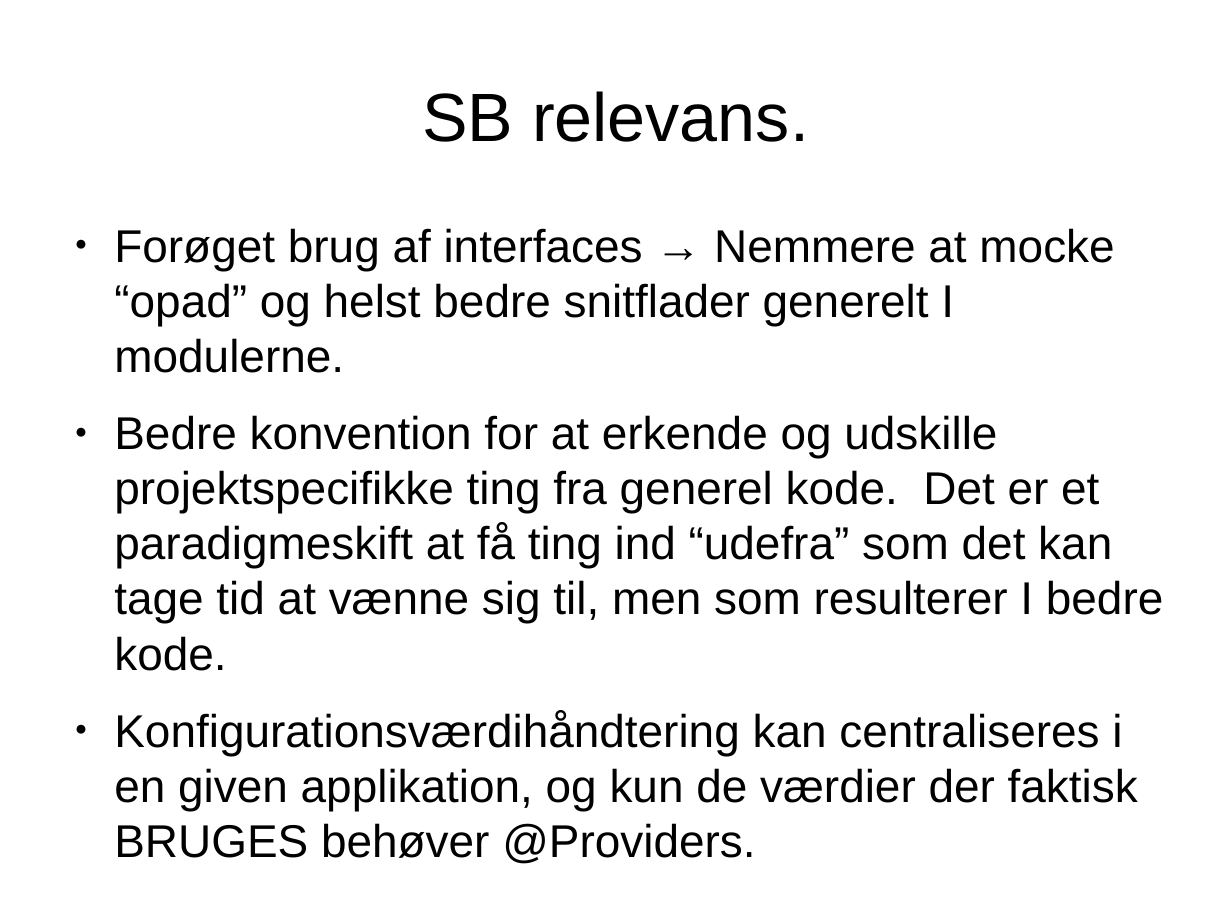
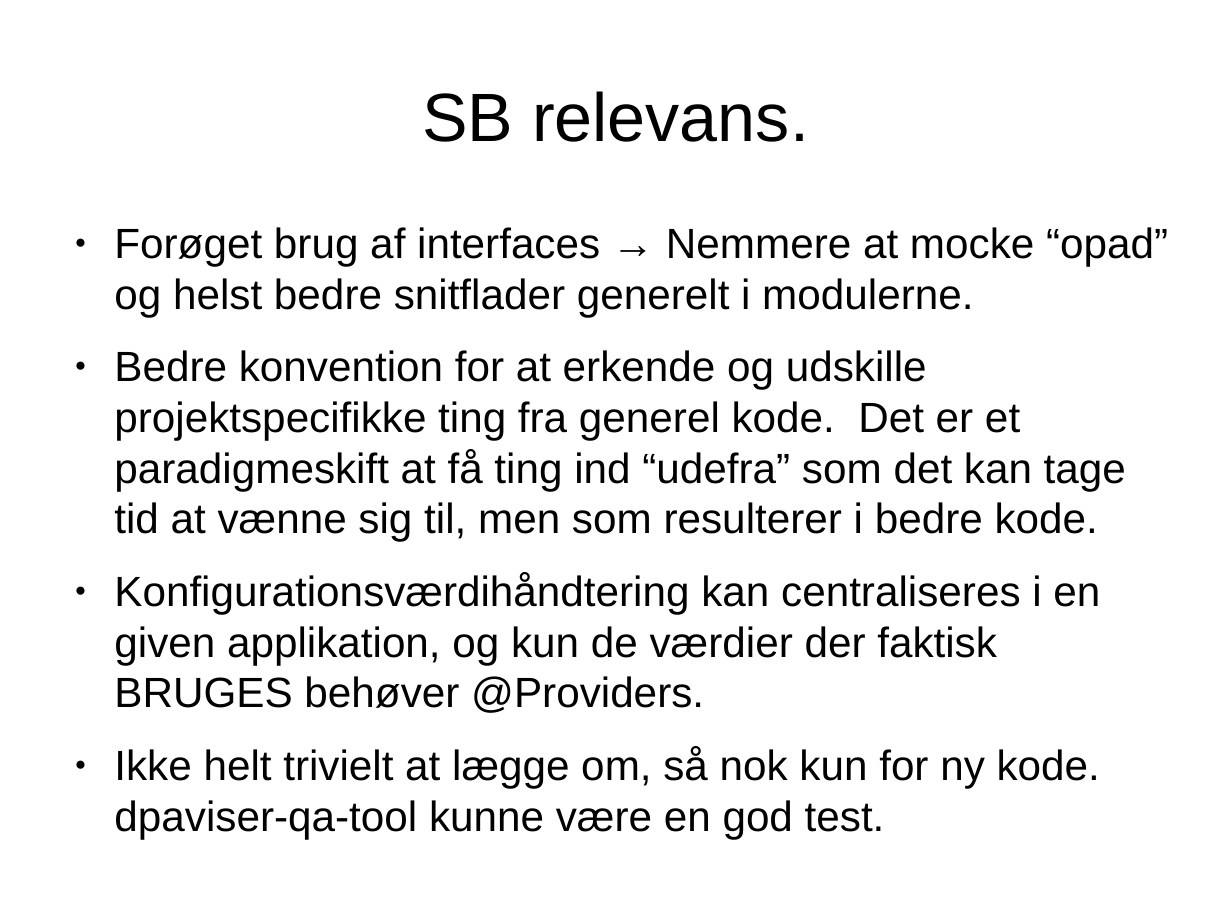
Before and after one commit to ravn/junta-dagger-demo-examples, a slide deck: slide 19 of Dependency Injection med Dagger 2.odp (slide 15 before the commit). Drawn at 1232x924 pixels with LibreOffice and Linux fonts; fonts in the diff are those of the drawing. Boxes give left, top, right and bottom in pixels: in the first picture for what was removed or moved away, otherwise in the second. Text is boxed around its words. In the diff, an @@ line names an element or a change of style, - is before the commit and + after.

Commit message:
Final version of presentation.

```diff
--- a/Dependency Injection med Dagger 2.odp
+++ b/Dependency Injection med Dagger 2.odp
@@ text at bbox=[114, 227, 1168, 542]: text changed; size 29.6 to 27.2 pt @@
-● Forøget brug af interfaces → Nemmere at mocke “opad” og helst bedre snitflader generelt I modulerne.
-● Bedre konvention for at erkende og udskille projektspecifikke ting fra generel kode. Det er et paradigmeskift at få ting ind “udefra” som det kan tage tid at vænne sig til, men som resulterer I bedre kode.
+● Forøget brug af interfaces → Nemmere at mocke “opad” og helst bedre snitflader generelt i modulerne.
+● Bedre konvention for at erkende og udskille projektspecifikke ting fra generel kode. Det er et paradigmeskift at få ting ind “udefra” som det kan tage tid at vænne sig til, men som resulterer i bedre kode.
@@ text at bbox=[114, 572, 1100, 713]: size 29.6 to 27.2 pt in "Konfigurationsværdihåndtering kan centraliseres i en given a ..." @@
@@ text at bbox=[114, 746, 1100, 839]: paragraph added @@
+● Ikke helt trivielt at lægge om, så nok kun for ny kode.
+  dpaviser-qa-tool kunne være en god test.
```
Also in this commit, not shown: 6 other slides changed, 7 slides added, 2 slides removed, 1 other file.
